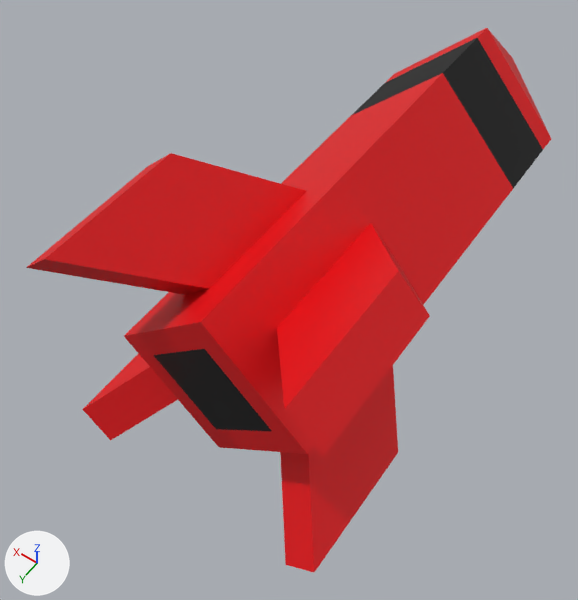
The FBX model Assets/Gloria Armada Models/RocketProjectile.fbx, before and after one commit.
The view is the same before and after, from a camera (50 mm lens) standing at (-1.01, 3.13, 2.28) and looking at (0.12, 1.54, -0.22). Every picture has the same lights, and +X, +Y and +Z are marked at lower left.

Objects in the first picture: 'Projectile_Rocket'.
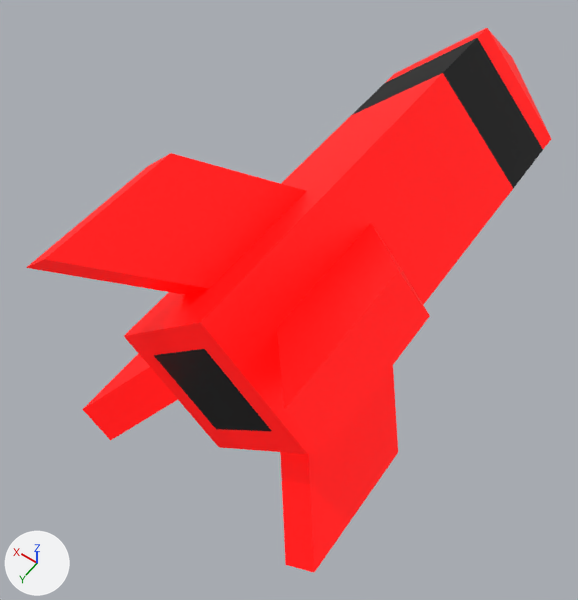
The newer file is also rescaled (x1.443), turned or shifted as a whole; pictures and numbers use the older file's frame.

What differs and where, as boxes (x1, y1, x2, y2) in the pictures (578 x 600 px):
'Projectile_Rocket', recoloured, surface changed: (26, 28, 551, 572) in both

The change, as a diff of the scene's bpy script:
```diff
--- a/Assets/Gloria Armada Models/RocketProjectile.fbx.py
+++ b/Assets/Gloria Armada Models/RocketProjectile.fbx.py
@@ mat_material_007 @@
 mat_material_007.base_color = (0.8, 0.0, 0.00311)  # red #e7000a
+mat_material_007.emission_color = (1.0, 0.0, 0.0)  # red #ff0000
+mat_material_007.emission_strength = 0.5
```
